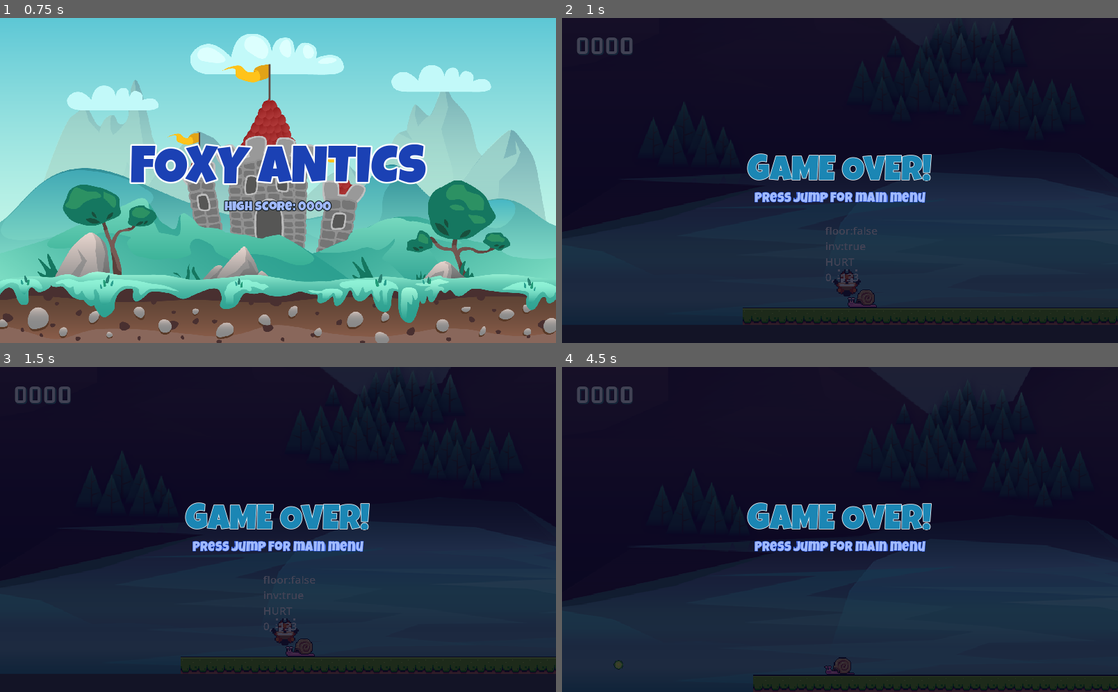
Above: before the commit, frames 1-4 (two rows, left to right).
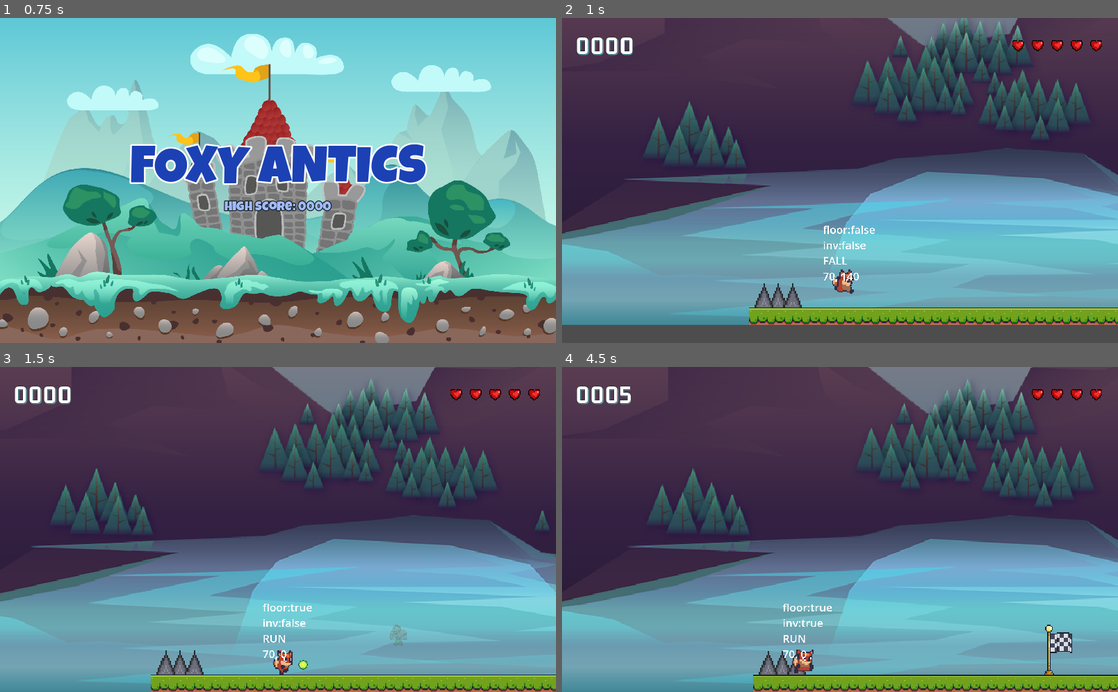
Above: after the commit, the same moments.

Repository: mattburro/Foxy-Antics
Game: Godot game, scene res://main/main.tscn
Same seed, same stepped clock (60 frames per second), same inputs: the game is played once before the commit and once after it.
Inputs:
- Up to frame 1 (0.75 s): tap Enter at 0.5 s; hold D (right) from 0.53 s (still down); tap Shift (shoot) at 0.6 s
- Up to frame 2 (1 s): keep holding D (right); tap Space (jump) at 0.77 s
- Up to frame 3 (1.5 s): keep holding D (right); tap Shift (shoot) at 1.35 s
- Up to frame 4 (4.5 s): tap Space (jump) at 1.52, 3.02, 3.77 s; release D (right) at 2.03 s; hold A (left) 2.03-4.28 s; tap Shift (shoot) every 0.75 s from 2.1 to 4.35 s; hold D (right) from 4.28 s (still down)

Frame 1 is identical in both runs. In frame 2, 100% of the frame differs, in the area x 0-100%, y 0-100%; in frame 3, 99%; in frame 4, 100%.

Commit message:
Bug fixes

Diff:
--- a/boss/boss.gd
+++ b/boss/boss.gd
@@ -10,6 +10,7 @@
 
 @onready var animation_tree = $AnimationTree
 @onready var visuals = $Visuals
+@onready var hitbox = $Visuals/Hitbox
 
 func tween_hit():
 	var tween = get_tree().create_tween()
@@ -37,6 +38,7 @@
 func on_activation_trigger_area_entered(area):
 	if not animation_tree[TRIGGER_CONDITION]:
 		animation_tree[TRIGGER_CONDITION] = true
+		hitbox.process_mode = Node.PROCESS_MODE_ALWAYS
 
 func on_hitbox_area_entered(area):
 	take_damage()
--- a/boss/boss.tscn
+++ b/boss/boss.tscn
@@ -267,6 +267,7 @@
 texture = ExtResource("1_e76hi")
 
 [node name="Hitbox" type="Area2D" parent="Visuals"]
+process_mode = 4
 collision_layer = 4
 collision_mask = 8
 
--- a/floor_spikes/floor_spikes.tscn
+++ b/floor_spikes/floor_spikes.tscn
@@ -5,7 +5,7 @@
 [sub_resource type="RectangleShape2D" id="RectangleShape2D_5vuu7"]
 size = Vector2(40, 18)
 
-[node name="FloorSpikes" type="Area2D"]
+[node name="FloorSpikes" type="Area2D" groups=["danger"]]
 z_index = -1
 collision_layer = 4
 collision_mask = 0
--- a/level_base/level_base.gd
+++ b/level_base/level_base.gd
@@ -8,8 +8,3 @@
 
 func _process(_delta):
 	player_camera.global_position = player.global_position
-
-	#if Input.is_action_just_pressed("left"):
-		#GameManager.load_main_scene()
-	#elif Input.is_action_just_pressed("right"):
-		#GameManager.load_next_level_scene()
--- a/level_base/levels/level_1.tscn
+++ b/level_base/levels/level_1.tscn
@@ -1,7 +1,7 @@
 [gd_scene load_steps=3 format=3 uid="uid://c1au0sonwiedu"]
 
 [ext_resource type="PackedScene" uid="uid://dihf6jl4gkunf" path="res://level_base/level_base.tscn" id="1_ry5gd"]
-[ext_resource type="PackedScene" uid="uid://cf8oa3ajvvo8j" path="res://enemies/snail/snail.tscn" id="2_hqvle"]
+[ext_resource type="PackedScene" uid="uid://bp6cwcg1x8hxa" path="res://floor_spikes/floor_spikes.tscn" id="2_er2ns"]
 
 [node name="Level_1" instance=ExtResource("1_ry5gd")]
 
@@ -15,5 +15,5 @@
 [node name="Checkpoint" parent="." index="6"]
 position = Vector2(188, -16)
 
-[node name="Snail" parent="." index="9" instance=ExtResource("2_hqvle")]
-position = Vector2(33, -26)
+[node name="FloorSpikes" parent="." index="9" instance=ExtResource("2_er2ns")]
+position = Vector2(-53, -27)
--- a/player/player.gd
+++ b/player/player.gd
@@ -2,10 +2,10 @@
 
 enum PLAYER_STATE { IDLE, RUN, JUMP, FALL, HURT }
 
-const GRAVITY: float = 1000.0
+const GRAVITY: float = 700.0
 const FALLEN_OFF: float = 100.0
-const RUN_SPEED: float = 120.0
-const JUMP_VELOCITY: float = -400.0
+const RUN_SPEED: float = 70.0
+const JUMP_VELOCITY: float = -300.0
 const MAX_FALL_SPEED: float = 400.0
 const HURT_JUMP_VELOCITY: Vector2 = Vector2(0, -150.0)
 
@@ -13,7 +13,7 @@
 
 var state: PLAYER_STATE = PLAYER_STATE.IDLE
 var invincible: bool = false
-var lives: int = 1
+var lives: int = 5
 
 @onready var sprite_2d = $Sprite2D
 @onready var animation_player = $AnimationPlayer
@@ -23,6 +23,7 @@
 @onready var shooter = $Shooter
 @onready var invincible_timer = $InvincibleTimer
 @onready var hurt_timer = $HurtTimer
+@onready var hitbox = $Hitbox
 
 func _ready():
 	Instance = self
@@ -140,12 +141,19 @@
 		lives = 1
 		reduce_lives()
 
+func check_hit():
+	for area in hitbox.get_overlapping_areas():
+		if area.is_in_group("danger"):
+			apply_hit()
+			return
+
 func on_hitbox_area_entered(area: Area2D):
 	apply_hit()
 
 func on_invincible_timer_timeout():
 	invincible = false
 	animation_player_invincible.stop()
+	check_hit()
 
 func on_hurt_timer_timeout():
 	set_state(PLAYER_STATE.IDLE)
